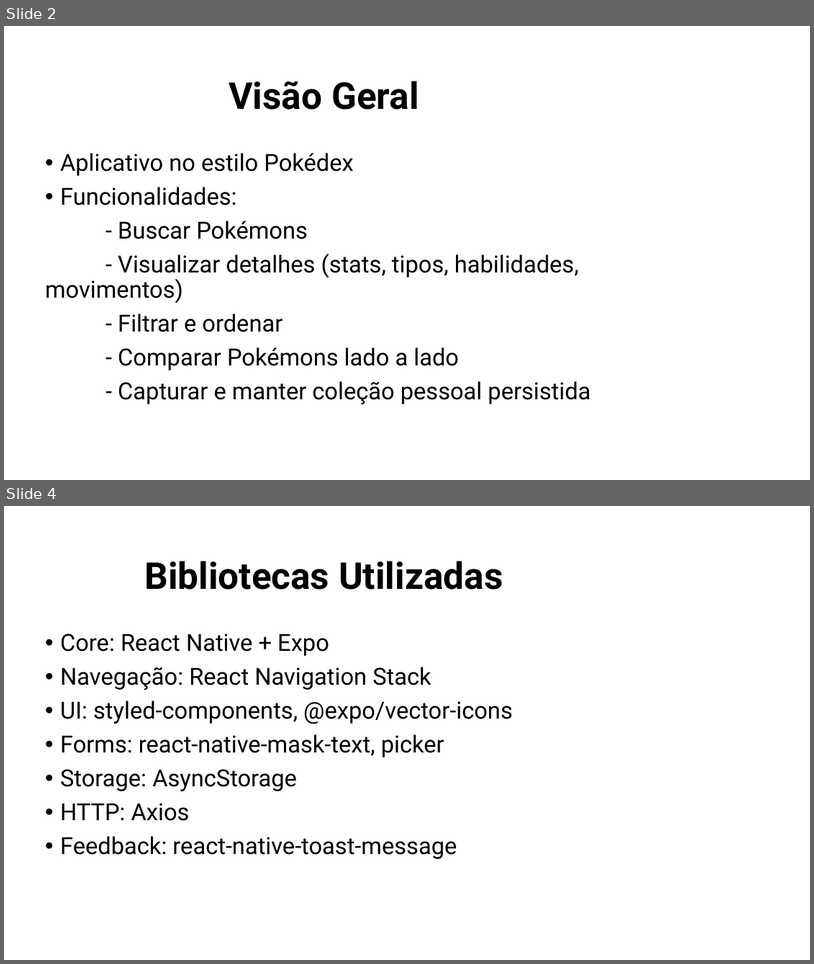
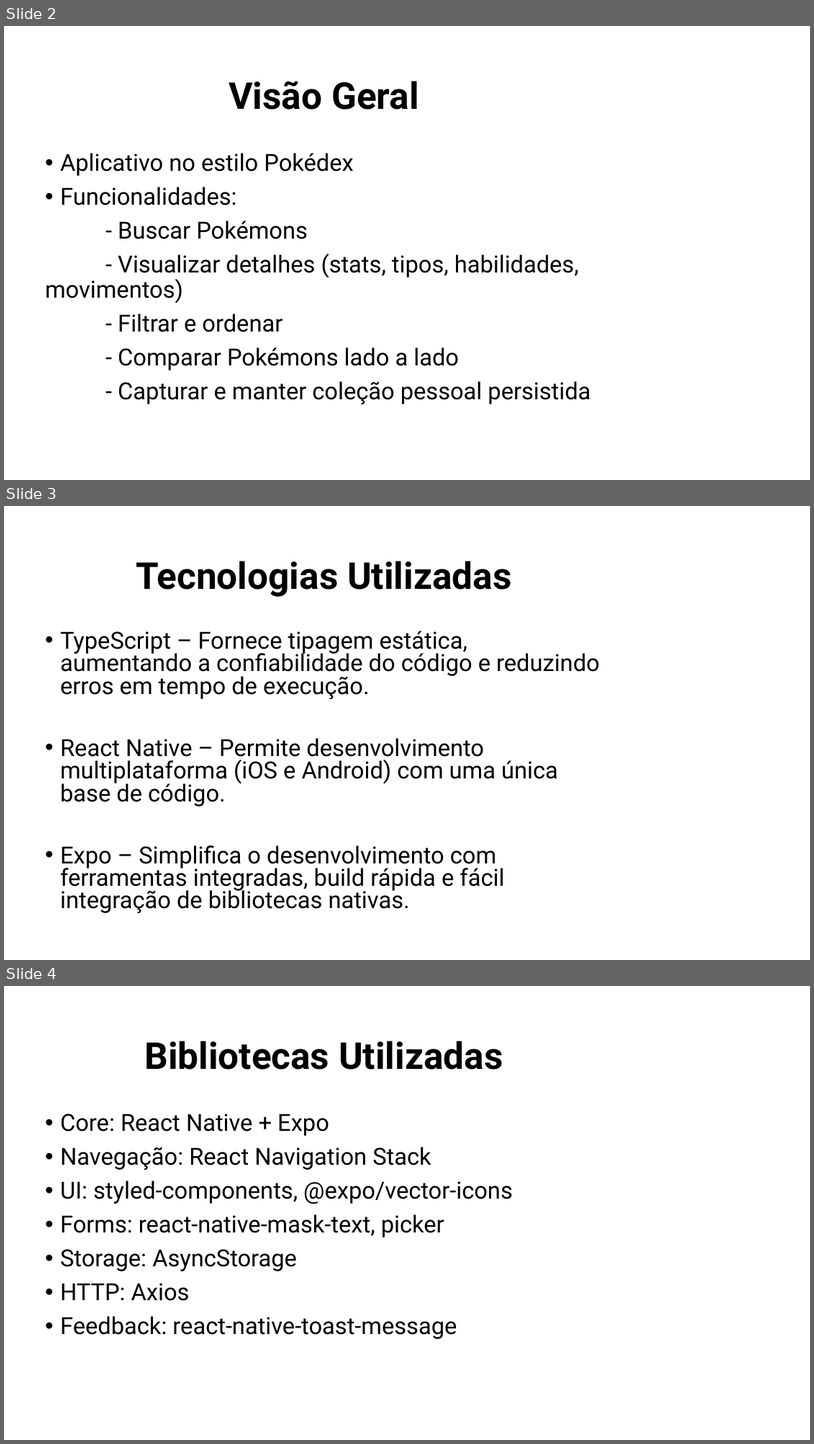
Before and after one commit to gpessoni/Fatec-DesenvolvimentoMobile-1, a slide deck: apresentacao/Pokédex DSM.pptx. Shown one above the other, each under a label of ours: slides 2 and 4 before the commit, slides 2, 3 and 4 after it; the slides between them are not shown. The pictures are 814x964 and 814x1444 pixels, drawn with LibreOffice and Linux fonts; fonts in the diff are those of the drawing; background and template pictures are left out. Boxes give left, top, right and bottom in pixels: in the first picture for what was removed or moved away, otherwise in the second. Text is boxed around its words. In the diff, an @@ line names an element or a change of style, - is before the commit and + after.

```diff
--- a/apresentacao/Pokédex DSM.pptx
+++ b/apresentacao/Pokédex DSM.pptx
@@ slide 3 added at bbox=[4, 506, 810, 960], background picture (left out) @@
@@ title added at bbox=[136, 561, 512, 597], 44 pt, text #000000, bold @@
+Tecnologias Utilizadas
@@ text added at bbox=[60, 631, 600, 913], 28 pt, text #000000 @@
+• TypeScript – Fornece tipagem estática, aumentando a confiabilidade do código e reduzindo erros em tempo de execução.
+• React Native – Permite desenvolvimento multiplataforma (iOS e Android) com uma única base de código.
+• Expo – Simplifica o desenvolvimento com ferramentas integradas, build rápida e fácil integração de bibliotecas nativas.
```
Also in this commit, not shown: 1 slide changed, 1 other slide added, 3 other files.
